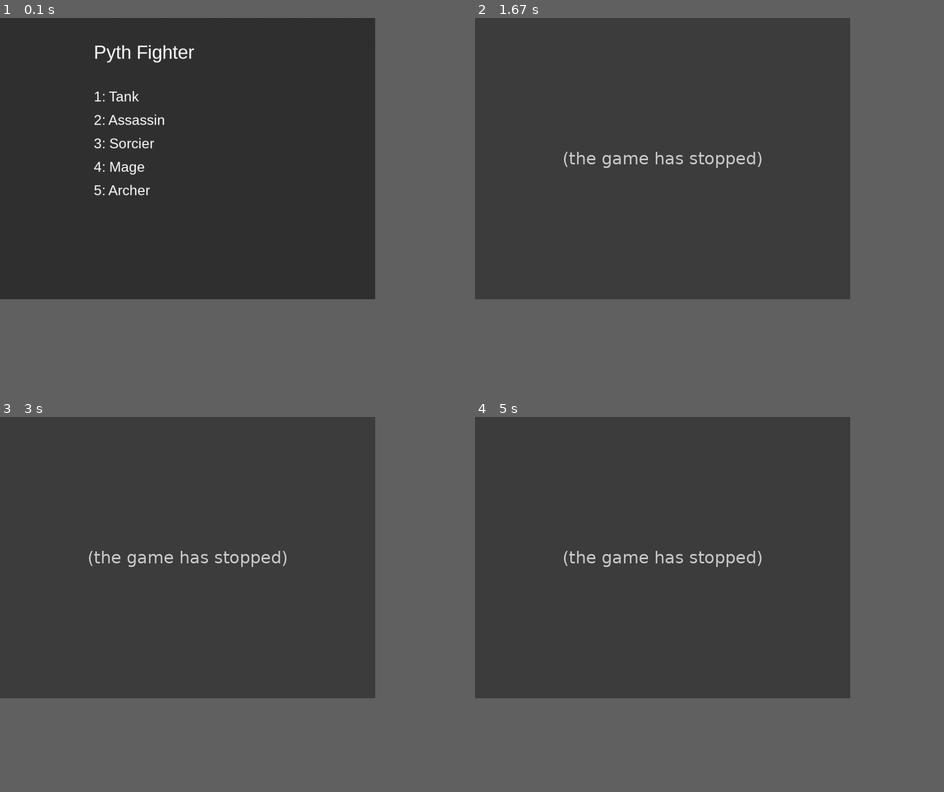
Above: before the commit, frames 1-4 (two rows, left to right).
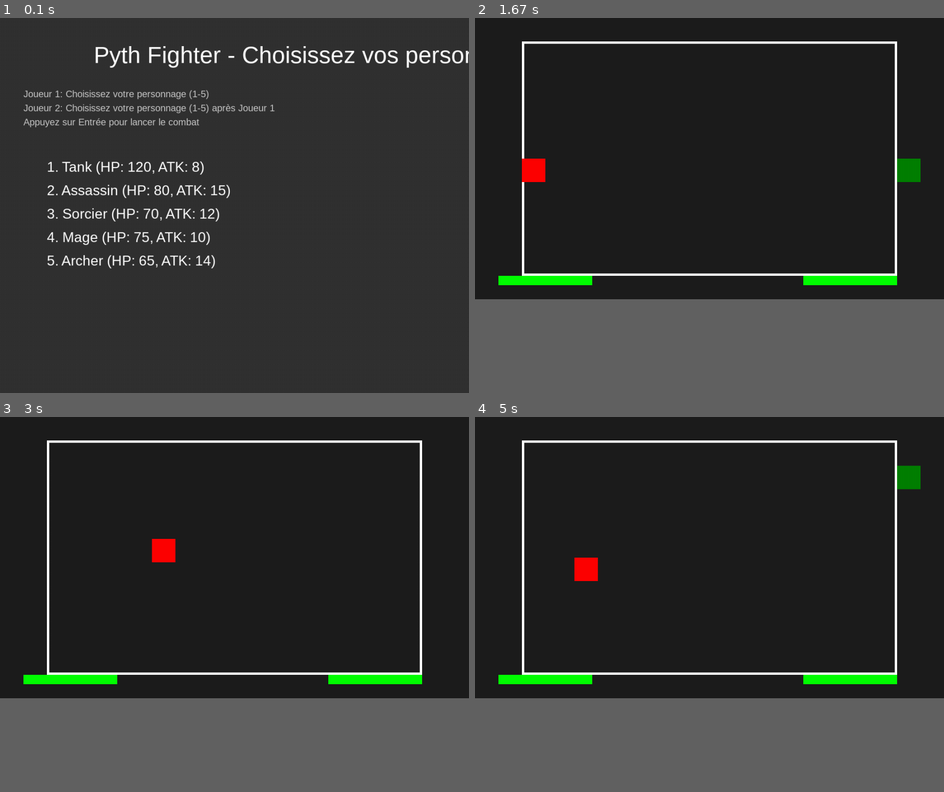
Above: after the commit, the same moments.

Repository: CarlosLeBg/pythfighter
Game: pygame game, started from src/main.py
Two runs of this game, one before a commit and one after it. Both use one fixed random seed, a clock stepped at 60 frames per second and the inputs below.
Inputs:
- Up to frame 1 (0.1 s): no input
- Up to frame 2 (1.67 s): tap Enter at 0.33, 1.5 s; hold 5 0.67-1.13 s; tap 1 at 1.17 s
- Up to frame 3 (3 s): hold W 1.83-2.3 s; hold Right 1.83-2.3 s; hold Right 2.33-2.8 s; hold D 2.33-2.8 s; hold Up from 2.83 s (still down); hold W from 2.83 s (still down)
- Up to frame 4 (5 s): release Up at 3.13 s; release W at 3.13 s; hold Right 3.17-3.63 s; hold D 3.17-3.63 s; hold Left 3.67-4.2 s; hold A 3.67-4.2 s; hold Down 4.23-4.53 s; hold S 4.23-4.53 s; hold Left 4.57-4.97 s; hold A 4.57-4.97 s
In our replay, in frame 1 the window is 720x540 before the commit and 900x720 after it. These sizes can differ from the game's own. Grey fills any space a smaller window leaves; there, only what the larger window draws over its background counts as a difference.

The runs differ from the first frame. In frame 1, 4.8% of the frame differs, in the area x 5-100%, y 7-67%; in frame 2, 61%; in frame 3, 61%; in frame 4, 61%, in the area x 0-95%, y 0-75%.
Error before the commit: TypeError: Game.__init__() takes 1 positional argument but 2 were given (launcher.py line 58); the game stopped at 1.5 s (later frames are placeholders)

Commit message:
Modif de Carlos

Diff:
--- a/src/character.py
+++ b/src/character.py
@@ -11,7 +11,7 @@
         self.color = color
 
         self.image = pygame.Surface((50, 50))
-        self.image.fill(self.color)  # Utilisation de la couleur pour représenter le personnage
+        self.image.fill(self.color)
         self.rect = self.image.get_rect()
         self.rect.x = start_x
         self.rect.y = start_y
@@ -20,71 +20,30 @@
         self.rect.x += x_offset * self.velocity
         self.rect.y += y_offset * self.velocity
 
-    def take_damage(self, damage):
-        self.health -= damage
-        if self.health < 0:
-            self.health = 0
-            print(f"{self.name} a été éliminé.")
+    def attack_target(self, target):
+        target.health -= self.attack
+        if target.health < 0:
+            target.health = 0
 
-    def is_alive(self):
-        return self.health > 0
+    def draw(self, screen):
+        screen.blit(self.image, self.rect)
 
 class Tank(Character):
     def __init__(self):
-        super().__init__(
-            name="Tank",
-            health=120,
-            attack=10,
-            velocity=4,
-            color=(255, 0, 0),  # Rouge
-            start_x=100,
-            start_y=200
-        )
+        super().__init__("Tank", 120, 8, 4, (255, 0, 0), 100, 300)
 
 class Assassin(Character):
     def __init__(self):
-        super().__init__(
-            name="Assassin",
-            health=100,
-            attack=8,
-            velocity=12,
-            color=(0, 255, 0),  # Vert
-            start_x=200,
-            start_y=200
-        )
+        super().__init__("Assassin", 80, 15, 6, (0, 255, 0), 300, 300)
 
 class Sorcier(Character):
     def __init__(self):
-        super().__init__(
-            name="Sorcier",
-            health=90,
-            attack=12,
-            velocity=6,
-            color=(0, 0, 255),  # Bleu
-            start_x=300,
-            start_y=200
-        )
+        super().__init__("Sorcier", 70, 12, 5, (0, 0, 255), 500, 300)
 
 class Mage(Character):
     def __init__(self):
-        super().__init__(
-            name="Mage",
-            health=80,
-            attack=15,
-            velocity=5,
-            color=(128, 0, 128),  # Violet
-            start_x=400,
-            start_y=200
-        )
+        super().__init__("Mage", 75, 10, 5, (128, 0, 128), 700, 300)
 
 class Archer(Character):
     def __init__(self):
-        super().__init__(
-            name="Archer",
-            health=90,
-            attack=10,
-            velocity=7,
-            color=(0, 128, 0),  # Vert foncé
-            start_x=500,
-            start_y=200
-        )
+        super().__init__("Archer", 65, 14, 7, (0, 128, 0), 900, 300)
--- a/src/game.py
+++ b/src/game.py
@@ -2,79 +2,66 @@
 from character import Tank, Assassin, Sorcier, Mage, Archer
 
 class Game:
-    def __init__(self):
-        self.screen = pygame.display.set_mode((800, 600))
-        pygame.display.set_caption("Pyth Fighter")
+    def __init__(self, player1_character, player2_character):
+        self.screen = pygame.display.set_mode((1000, 600))
+        pygame.display.set_caption("Pyth Fighter - Arena")
         self.clock = pygame.time.Clock()
         self.running = True
-        self.characters = [Tank(), Assassin(), Sorcier(), Mage(), Archer()]
-        self.selected_character = None
-        self.start_time = pygame.time.get_ticks()
-        self.time_limit = 120
-        self.combo_counter = 0
+        self.player1 = player1_character
+        self.player2 = player2_character
+        self.all_sprites = pygame.sprite.Group(self.player1, self.player2)
 
     def run(self):
-        self.show_character_selection()
-        self.game_loop()
-
-    def show_character_selection(self):
-        while self.selected_character is None:
-            for event in pygame.event.get():
-                if event.type == pygame.QUIT:
-                    pygame.quit()
-                    sys.exit()
-
-            self.screen.fill((50, 50, 50))
-            font = pygame.font.SysFont("Arial", 30)
-            title_surface = font.render("Sélectionnez votre personnage", True, (255, 255, 255))
-            self.screen.blit(title_surface, (200, 50))
-
-            for i, character in enumerate(self.characters):
-                character_surface = font.render(character.name, True, (255, 255, 255))
-                self.screen.blit(character_surface, (200, 100 + i * 50))
-
-                # Détection de sélection
-                keys = pygame.key.get_pressed()
-                if keys[pygame.K_1] and i == 0:
-                    self.selected_character = character
-                elif keys[pygame.K_2] and i == 1:
-                    self.selected_character = character
-                elif keys[pygame.K_3] and i == 2:
-                    self.selected_character = character
-                elif keys[pygame.K_4] and i == 3:
-                    self.selected_character = character
-                elif keys[pygame.K_5] and i == 4:
-                    self.selected_character = character
-
-            pygame.display.flip()
-
-    def game_loop(self):
         while self.running:
-            self.check_time()
             self.handle_events()
-            self.screen.fill((0, 0, 0))
-            self.draw_health_bar(self.selected_character)
-            pygame.display.flip()
+            self.update()
+            self.draw()
             self.clock.tick(60)
-
-    def check_time(self):
-        elapsed_time = (pygame.time.get_ticks() - self.start_time) / 1000
-        if elapsed_time > self.time_limit:
-            self.end_game()
 
     def handle_events(self):
         for event in pygame.event.get():
             if event.type == pygame.QUIT:
                 self.running = False
 
-    def draw_health_bar(self, character):
+    def update(self):
+        keys = pygame.key.get_pressed()
+        if keys[pygame.K_w]:
+            self.player1.move(0, -1)
+        if keys[pygame.K_s]:
+            self.player1.move(0, 1)
+        if keys[pygame.K_a]:
+            self.player1.move(-1, 0)
+        if keys[pygame.K_d]:
+            self.player1.move(1, 0)
+
+        if keys[pygame.K_UP]:
+            self.player2.move(0, -1)
+        if keys[pygame.K_DOWN]:
+            self.player2.move(0, 1)
+        if keys[pygame.K_LEFT]:
+            self.player2.move(-1, 0)
+        if keys[pygame.K_RIGHT]:
+            self.player2.move(1, 0)
+
+        # Collision detection
+        if pygame.sprite.collide_rect(self.player1, self.player2):
+            self.player1.attack_target(self.player2)
+            self.player2.attack_target(self.player1)
+
+    def draw(self):
+        self.screen.fill((30, 30, 30))
+        pygame.draw.rect(self.screen, (255, 255, 255), pygame.Rect(100, 50, 800, 500), 5)
+        self.all_sprites.draw(self.screen)
+        self.display_health_bars()
+        pygame.display.flip()
+
+    def display_health_bars(self):
+        self.draw_health_bar(self.player1, (50, 550))
+        self.draw_health_bar(self.player2, (700, 550))
+
+    def draw_health_bar(self, character, position):
         health_percentage = character.health / character.max_health
         bar_width = 200
         bar_height = 20
-        pygame.draw.rect(self.screen, (255, 0, 0), (character.rect.x, character.rect.y - 20, bar_width, bar_height))
-        pygame.draw.rect(self.screen, (0, 255, 0), (character.rect.x, character.rect.y - 20, bar_width * health_percentage, bar_height))
-
-    def end_game(self):
-        print("Le temps est écoulé !")
-        pygame.quit()
-        sys.exit()
+        pygame.draw.rect(self.screen, (255, 0, 0), (*position, bar_width, bar_height))
+        pygame.draw.rect(self.screen, (0, 255, 0), (*position, bar_width * health_percentage, bar_height))
--- a/src/launcher.py
+++ b/src/launcher.py
@@ -4,12 +4,16 @@
 
 class Launcher:
     def __init__(self):
-        self.screen = pygame.display.set_mode((800, 600))
+        self.screen = pygame.display.set_mode((1000, 800))
         pygame.display.set_caption("Pyth Fighter - Launcher")
         self.clock = pygame.time.Clock()
         self.running = True
         self.characters = [Tank(), Assassin(), Sorcier(), Mage(), Archer()]
-        self.selected_character = None
+        self.selected_character1 = None
+        self.selected_character2 = None
+        self.font = pygame.font.SysFont("Arial", 30)
+        self.title_font = pygame.font.SysFont("Arial", 50)
+        self.instructions_font = pygame.font.SysFont("Arial", 20)
 
     def run(self):
         while self.running:
@@ -23,37 +27,62 @@
             if event.type == pygame.QUIT:
                 self.running = False
 
-            keys = pygame.key.get_pressed()
-            if keys[pygame.K_1] and self.selected_character is None:
-                self.selected_character = self.characters[0]
-            elif keys[pygame.K_2] and self.selected_character is None:
-                self.selected_character = self.characters[1]
-            elif keys[pygame.K_3] and self.selected_character is None:
-                self.selected_character = self.characters[2]
-            elif keys[pygame.K_4] and self.selected_character is None:
-                self.selected_character = self.characters[3]
-            elif keys[pygame.K_5] and self.selected_character is None:
-                self.selected_character = self.characters[4]
-            elif keys[pygame.K_RETURN] and self.selected_character is not None:
-                self.start_game()
+            # Gestion des sélections de personnages pour les deux joueurs
+            if event.type == pygame.KEYDOWN:
+                if event.key == pygame.K_1 and self.selected_character1 is None:
+                    self.selected_character1 = self.characters[0]
+                elif event.key == pygame.K_2 and self.selected_character1 is None:
+                    self.selected_character1 = self.characters[1]
+                elif event.key == pygame.K_3 and self.selected_character1 is None:
+                    self.selected_character1 = self.characters[2]
+                elif event.key == pygame.K_4 and self.selected_character1 is None:
+                    self.selected_character1 = self.characters[3]
+                elif event.key == pygame.K_5 and self.selected_character1 is None:
+                    self.selected_character1 = self.characters[4]
+
+                elif event.key == pygame.K_1 and self.selected_character1 is not None and self.selected_character2 is None:
+                    self.selected_character2 = self.characters[0]
+                elif event.key == pygame.K_2 and self.selected_character1 is not None and self.selected_character2 is None:
+                    self.selected_character2 = self.characters[1]
+                elif event.key == pygame.K_3 and self.selected_character1 is not None and self.selected_character2 is None:
+                    self.selected_character2 = self.characters[2]
+                elif event.key == pygame.K_4 and self.selected_character1 is not None and self.selected_character2 is None:
+                    self.selected_character2 = self.characters[3]
+                elif event.key == pygame.K_5 and self.selected_character1 is not None and self.selected_character2 is None:
+                    self.selected_character2 = self.characters[4]
+
+                elif event.key == pygame.K_RETURN and self.selected_character1 and self.selected_character2:
+                    self.start_game()
 
     def draw_menu(self):
         self.screen.fill((50, 50, 50))
-        title_font = pygame.font.SysFont("Arial", 40)
-        title_surface = title_font.render("Pyth Fighter", True, (255, 255, 255))
+        title_surface = self.title_font.render("Pyth Fighter - Choisissez vos personnages", True, (255, 255, 255))
         self.screen.blit(title_surface, (200, 50))
 
-        options_font = pygame.font.SysFont("Arial", 30)
-        options = ["1: Tank", "2: Assassin", "3: Sorcier", "4: Mage", "5: Archer"]
-        for i, option in enumerate(options):
-            option_surface = options_font.render(option, True, (255, 255, 255))
-            self.screen.blit(option_surface, (200, 150 + i * 50))
+        # Instructions
+        instructions = [
+            "Joueur 1: Choisissez votre personnage (1-5)",
+            "Joueur 2: Choisissez votre personnage (1-5) après Joueur 1",
+            "Appuyez sur Entrée pour lancer le combat"
+        ]
+        for i, text in enumerate(instructions):
+            instruction_surface = self.instructions_font.render(text, True, (200, 200, 200))
+            self.screen.blit(instruction_surface, (50, 150 + i * 30))
 
-        if self.selected_character:
-            selected_surface = options_font.render(f"{self.selected_character.name} sélectionné", True, (255, 255, 0))
-            self.screen.blit(selected_surface, (200, 400))
+        # Affichage des personnages disponibles
+        for i, character in enumerate(self.characters):
+            character_info = f"{i + 1}. {character.name} (HP: {character.max_health}, ATK: {character.attack})"
+            character_surface = self.font.render(character_info, True, (255, 255, 255))
+            self.screen.blit(character_surface, (100, 300 + i * 50))
+
+        # Affichage des choix actuels des joueurs
+        if self.selected_character1:
+            selected1_surface = self.font.render(f"Joueur 1 a choisi: {self.selected_character1.name}", True, (0, 255, 0))
+            self.screen.blit(selected1_surface, (600, 300))
+        if self.selected_character2:
+            selected2_surface = self.font.render(f"Joueur 2 a choisi: {self.selected_character2.name}", True, (0, 0, 255))
+            self.screen.blit(selected2_surface, (600, 350))
 
     def start_game(self):
-        pygame.quit()
-        game = Game(self.selected_character)
+        game = Game(self.selected_character1, self.selected_character2)
         game.run()
--- a/src/main.py
+++ b/src/main.py
@@ -3,6 +3,7 @@
 
 def main():
     pygame.init()
+    pygame.font.init()
     launcher = Launcher()
     launcher.run()
     pygame.quit()
